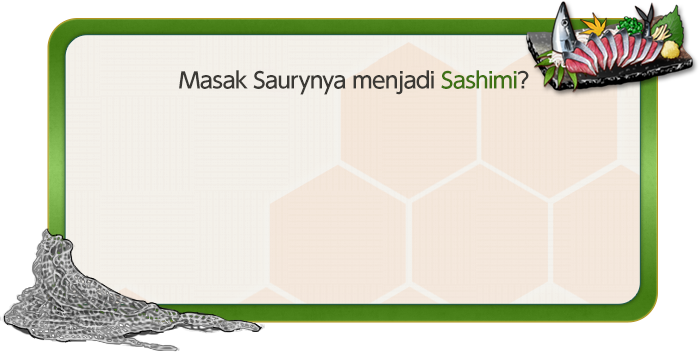
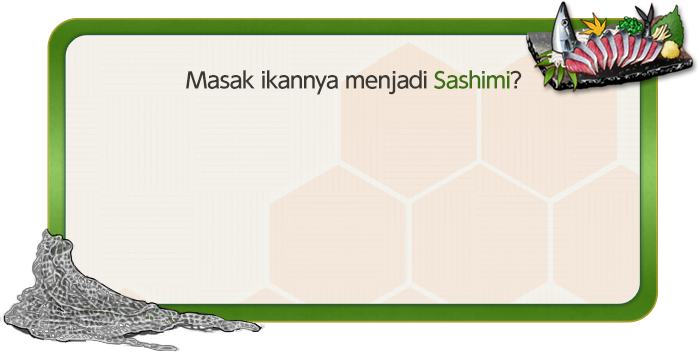
Layered file, before and after one edit (w=699, h=352). Changes by layer:
renamed "Masak Saurynya menjadi Sashimi?" to "Masak ikannya menjadi Sashimi?", painted on it over [179,70,529,95]
